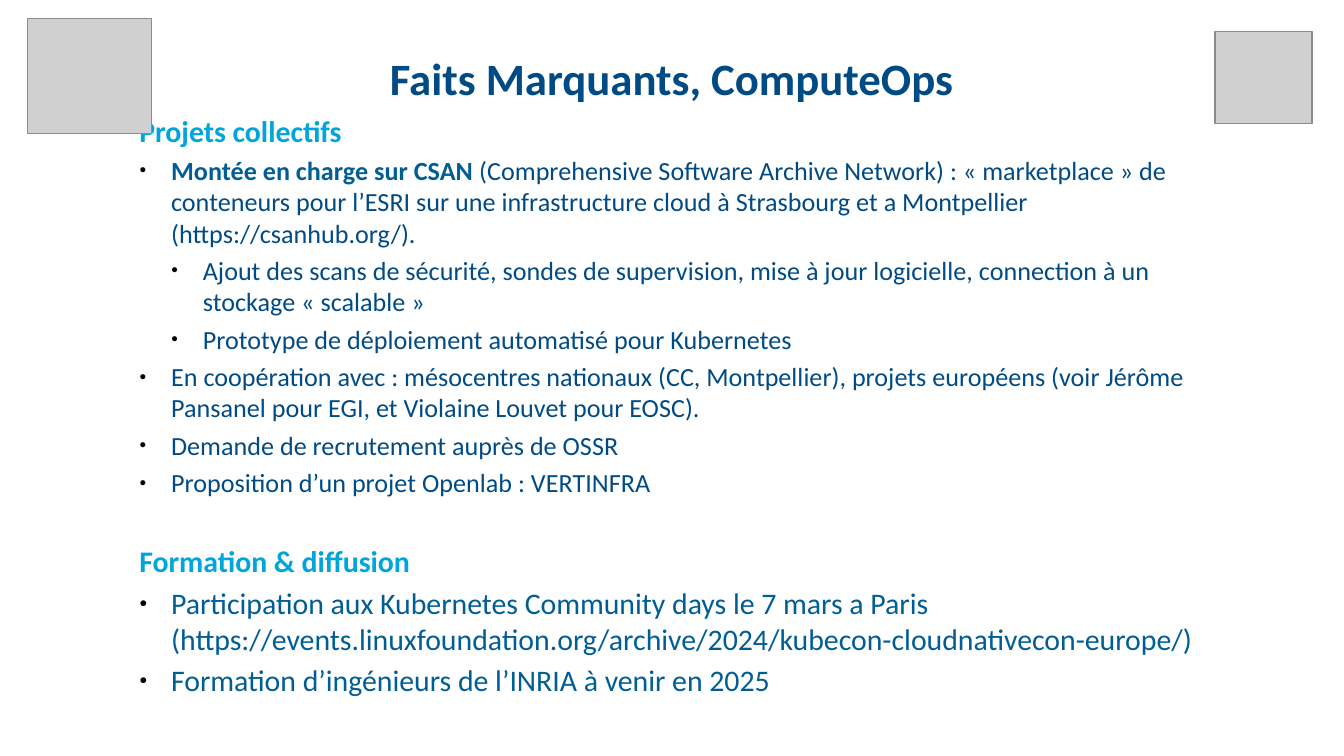
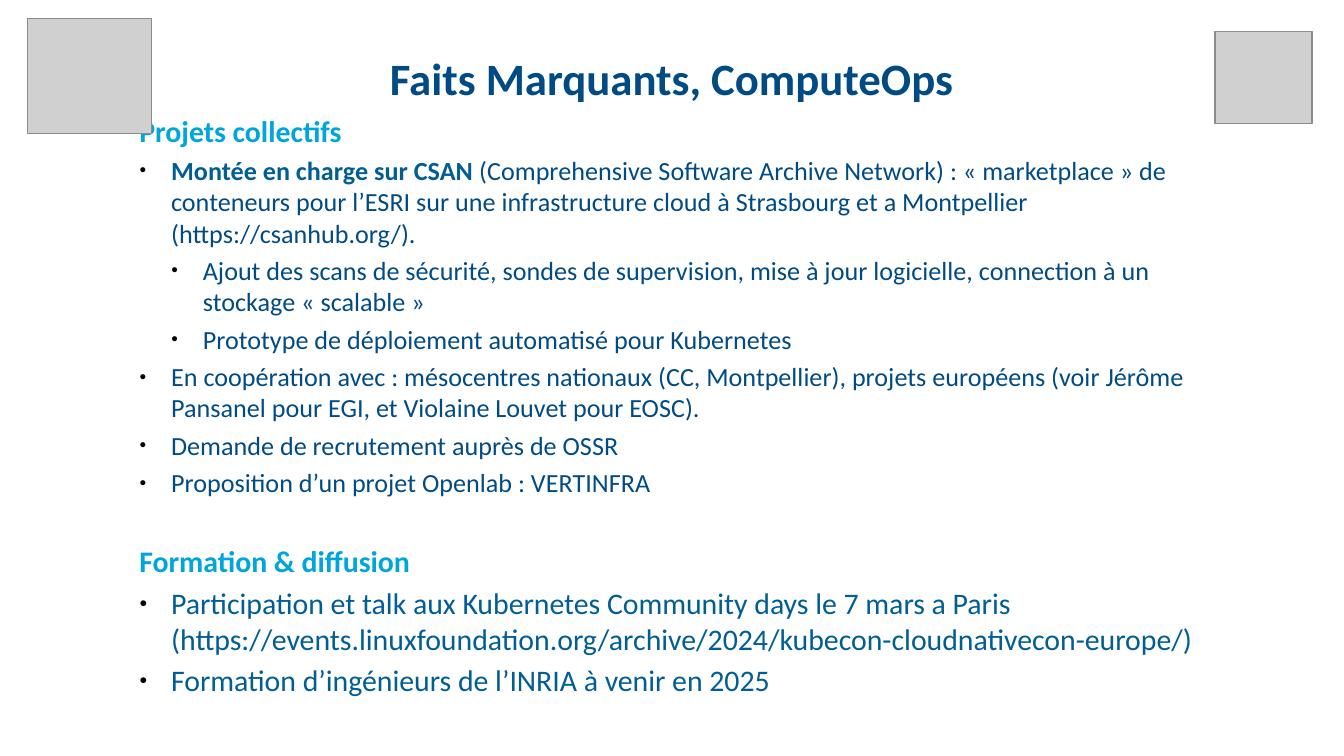
Before and after one commit to fjammes/misc, a slide deck: slide 6 of decalog/decalog-entretien-2024.odp. Drawn at 1344x756 pixels with LibreOffice and Linux fonts; fonts in the diff are those of the drawing; grey boxes stand for pictures. Boxes give left, top, right and bottom in pixels: in the first picture for what was removed or moved away, otherwise in the second. Text is boxed around its words. In the diff, an @@ line names an element or a change of style, - is before the commit and + after.

```diff
--- a/decalog/decalog-entretien-2024.odp
+++ b/decalog/decalog-entretien-2024.odp
@@ text at bbox=[171, 593, 1192, 655]: text changed @@
-● Participation aux Kubernetes Community days le 7 mars a Paris
-  (https://events.linuxfoundation.org/archive/2024/kubecon-cloudnativecon-europe/)
+● Participation et talk aux Kubernetes Community days le 7 mars a Paris
+  (https://events.linuxfoundation.org/archive/2024/kubecon-cloudnativecon-europe/)
```
Also in this commit, not shown: 11 other slides changed, 1 slide removed, 1 other file.
